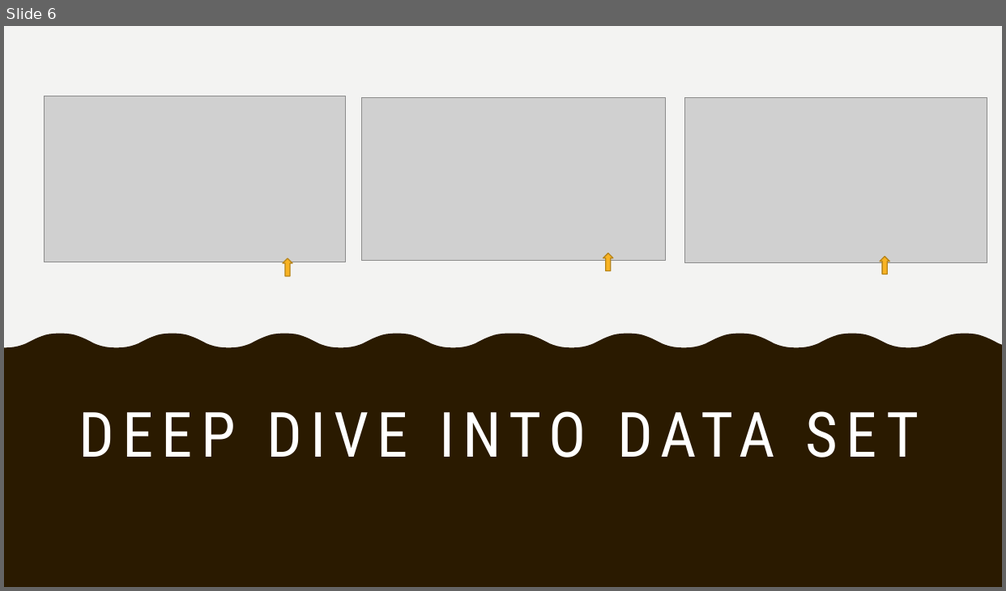
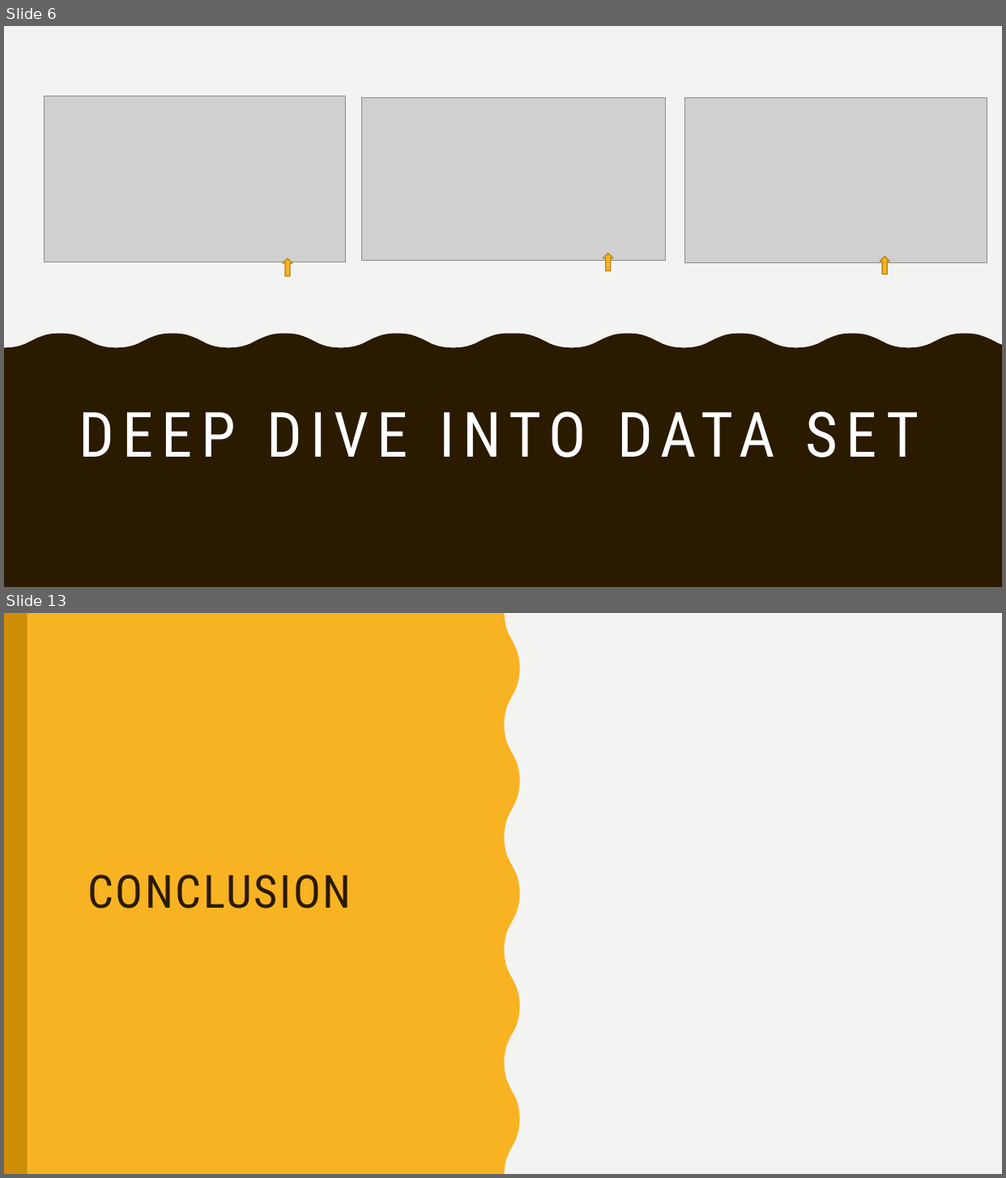
Before and after one commit to SyedFarman/Chicago_Traffic_Crashes, a slide deck: Slides.pptx. Shown one above the other, each under a label of ours: slide 6 before the commit, slides 6 and 13 after it; the slides between them are not shown. The pictures are 1006x591 and 1006x1178 pixels, drawn with LibreOffice and Linux fonts; fonts in the diff are those of the drawing; grey boxes stand for pictures. Boxes give left, top, right and bottom in pixels: in the first picture for what was removed or moved away, otherwise in the second. Text is boxed around its words. In the diff, an @@ line names an element or a change of style, - is before the commit and + after.

```diff
--- a/Slides.pptx
+++ b/Slides.pptx
@@ slide 13 added at (x1=4, y1=613, x2=1002, y2=1174), background #F3F3F2; not listed: 2 template elements that a slide beside it also shows @@
@@ rectangle added at (x1=4, y1=613, x2=1002, y2=1174), fill #F3F3F2 @@
@@ freeform shape added at (x1=4, y1=613, x2=520, y2=1174), fill #F8B323 @@
@@ rectangle added at (x1=4, y1=613, x2=27, y2=1174), fill #CE8D07 @@
@@ title added at (x1=87, y1=875, x2=351, y2=909), 44 pt, text #2A1A00 @@
+CONCLUSION
```
Also in this commit, not shown: 1 slide changed, 6 other slides added, 1 slide removed, 8 other files.
